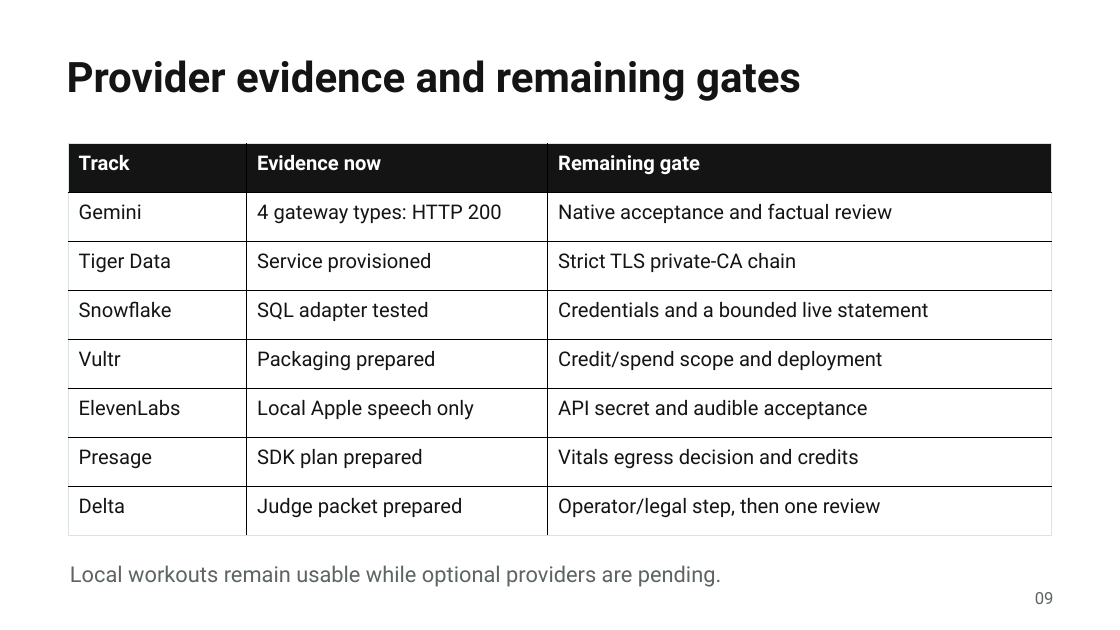
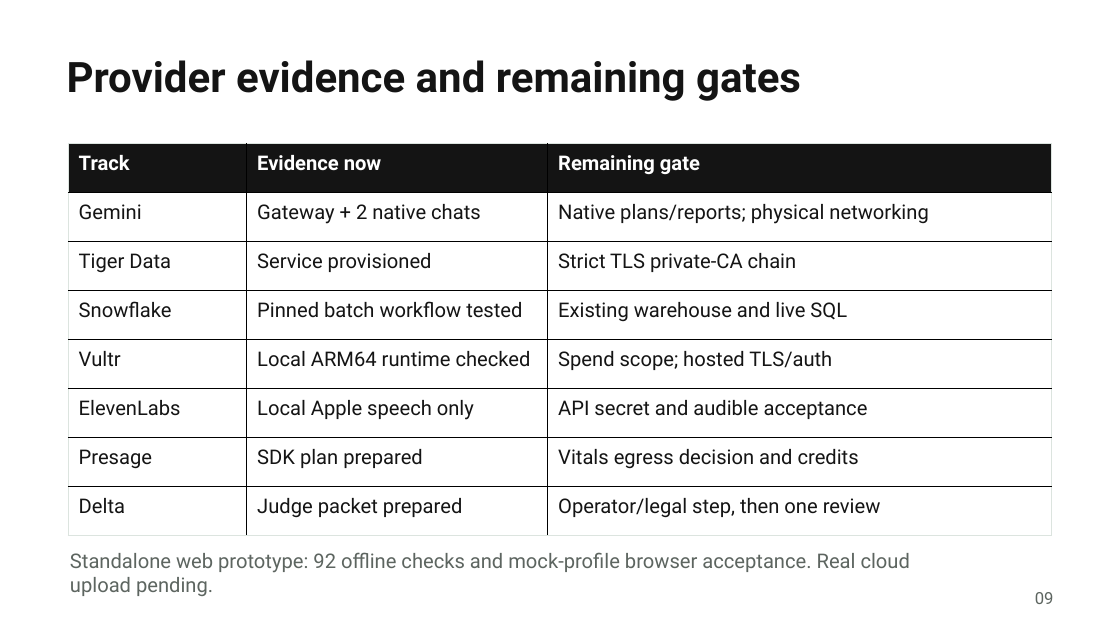
Before and after one commit to NakkiV7/oxhack-team, a slide deck: slide 9 of presentation/output/spottr-judges.pptx. Drawn at 1120x630 pixels with LibreOffice and Linux fonts; fonts in the diff are those of the drawing. Boxes give left, top, right and bottom in pixels: in the first picture for what was removed or moved away, otherwise in the second. Text is boxed around its words. In the diff, an @@ line names an element or a change of style, - is before the commit and + after.

```diff
--- a/presentation/output/spottr-judges.pptx
+++ b/presentation/output/spottr-judges.pptx
@@ table at (x1=68, y1=144, x2=1051, y2=536) @@
-row 2, column 2: 4 gateway types: HTTP 200
+row 2, column 2: Gateway + 2 native chats
-row 2, column 3: Native acceptance and factual review
+row 2, column 3: Native plans/reports; physical networking
-row 4, column 2: SQL adapter tested
+row 4, column 2: Pinned batch workflow tested
-row 4, column 3: Credentials and a bounded live statement
+row 4, column 3: Existing warehouse and live SQL
-row 5, column 2: Packaging prepared
+row 5, column 2: Local ARM64 runtime checked
-row 5, column 3: Credit/spend scope and deployment
+row 5, column 3: Spend scope; hosted TLS/auth
@@ text at (x1=70, y1=552, x2=910, y2=596): text changed; size 18.8 to 17.2 pt @@
-Local workouts remain usable while optional providers are pending.
+Standalone web prototype: 92 offline checks and mock-profile browser acceptance. Real cloud upload pending.
```
Also in this commit, not shown: 4 other slides changed, 20 other files.
